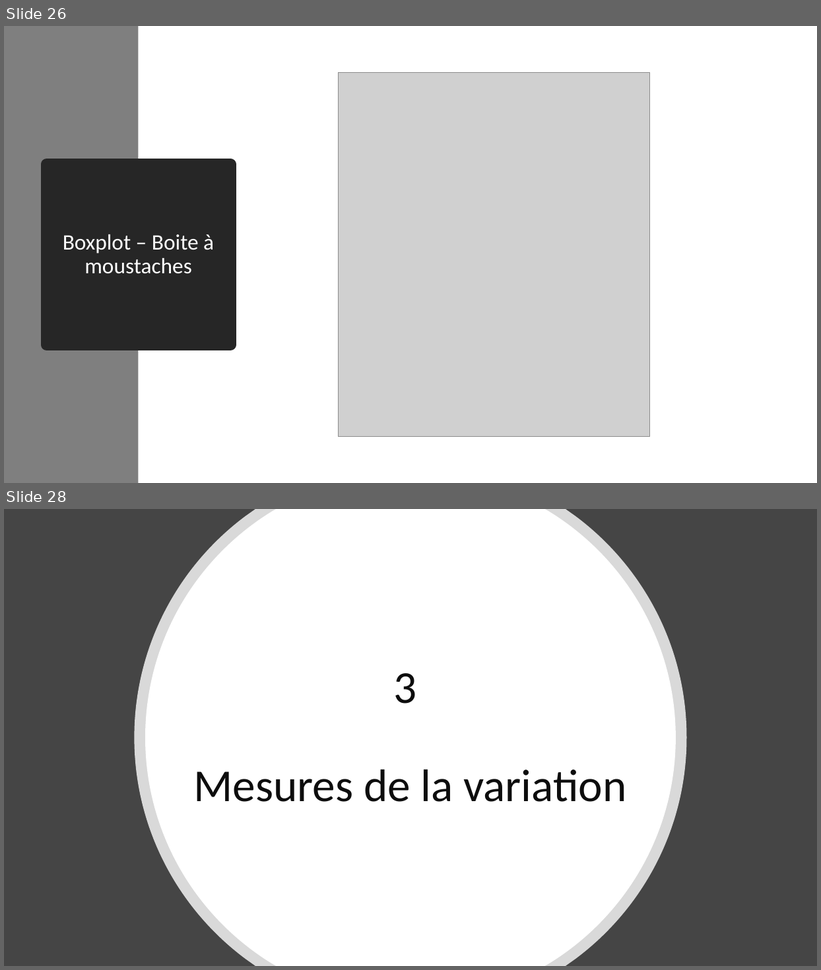
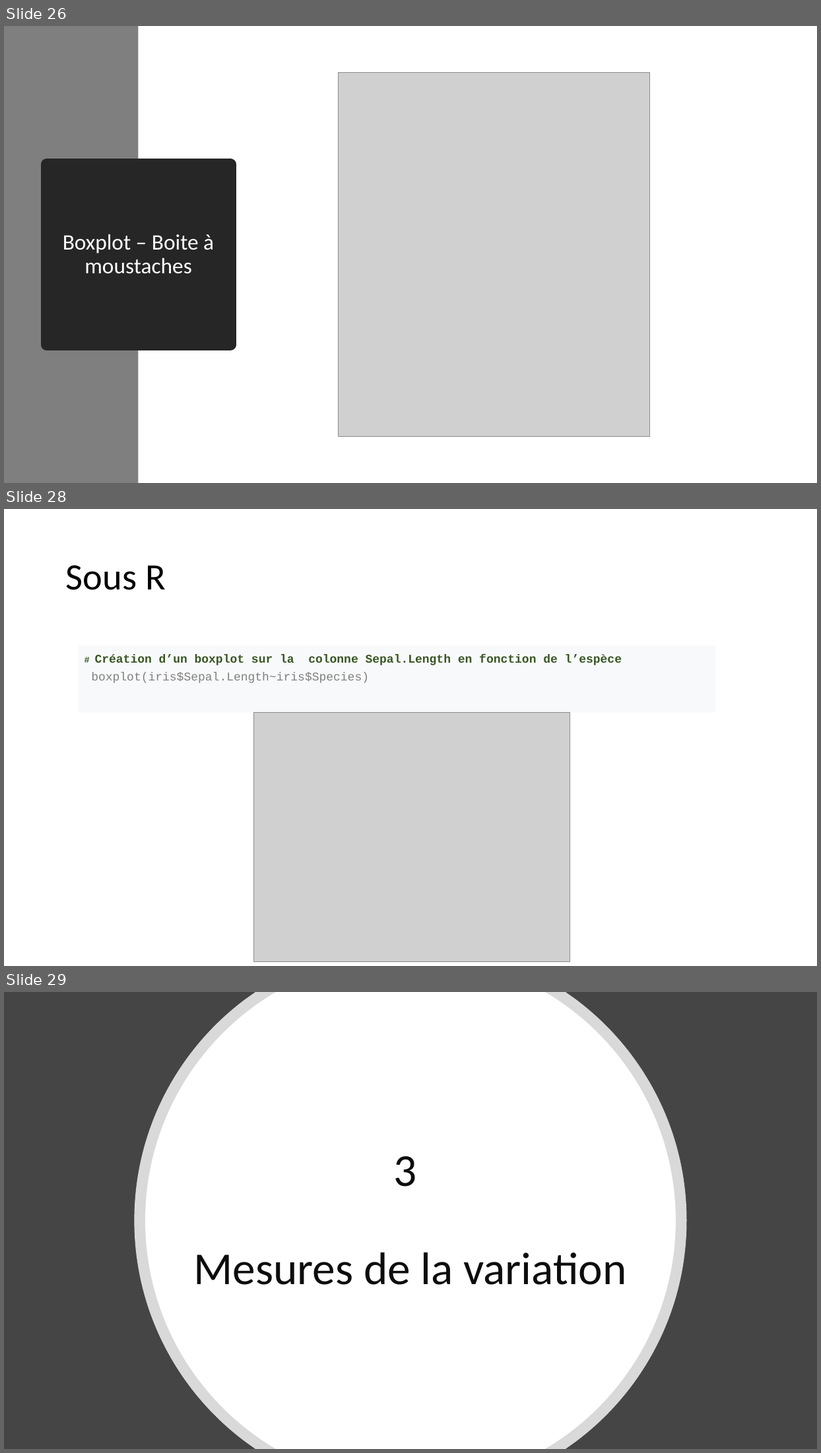
Before and after one commit to Arkantick/Enseignement_EPSI_LangageR, a slide deck: EPSI/Langage R/Statistiques Descriptives/Statistiques_Descriptives_R_Cours.pptx. Shown one above the other, each under a label of ours: slides 26 and 28 before the commit, slides 26, 28 and 29 after it; the slides between them are not shown. The pictures are 821x970 and 821x1453 pixels, drawn with LibreOffice and Linux fonts; fonts in the diff are those of the drawing; grey boxes stand for pictures. Boxes give left, top, right and bottom in pixels: in the first picture for what was removed or moved away, otherwise in the second. Text is boxed around its words. In the diff, an @@ line names an element or a change of style, - is before the commit and + after.

```diff
--- a/EPSI/Langage R/Statistiques Descriptives/Statistiques_Descriptives_R_Cours.pptx
+++ b/EPSI/Langage R/Statistiques Descriptives/Statistiques_Descriptives_R_Cours.pptx
@@ slide 28 added at (4,509,817,966), background #FFFFFF @@
@@ title added at (66,565,166,590), 44 pt, text #000000 @@
+Sous R
@@ rectangle added at (79,646,717,713), fill #F8F9FA, 14 pt, text #385723, bold @@
+# Création d’un boxplot sur la colonne Sepal.Length en fonction de l’espèce
+boxplot(iris$Sepal.Length~iris$Species)
@@ picture added at (254,713,570,962) @@
@@ what was slide 28 is now slide 29 @@
```
Also in this commit, not shown: 8 slides changed, 6 other slides added, 2 slides removed, 1 other file.
